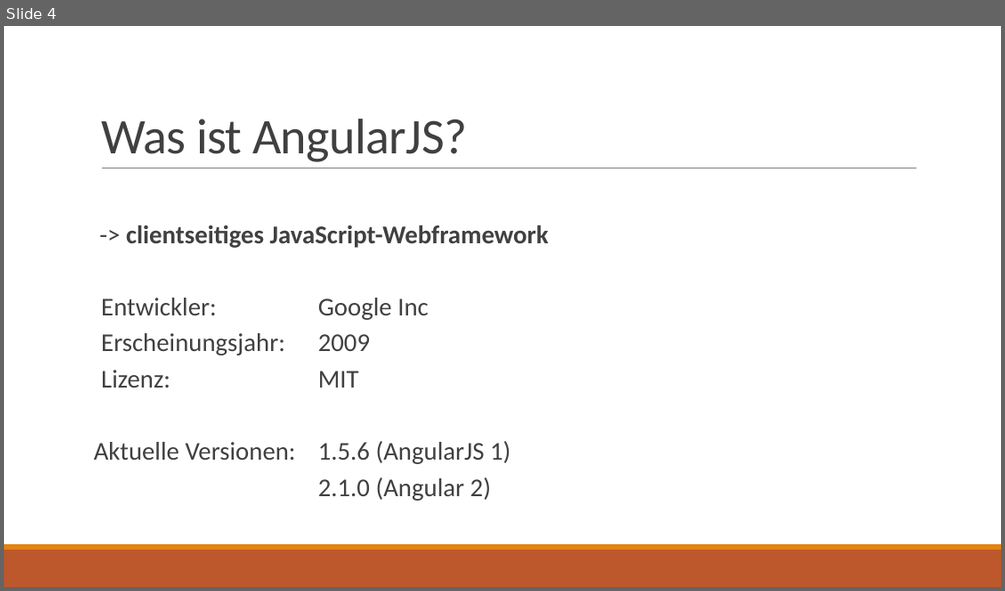
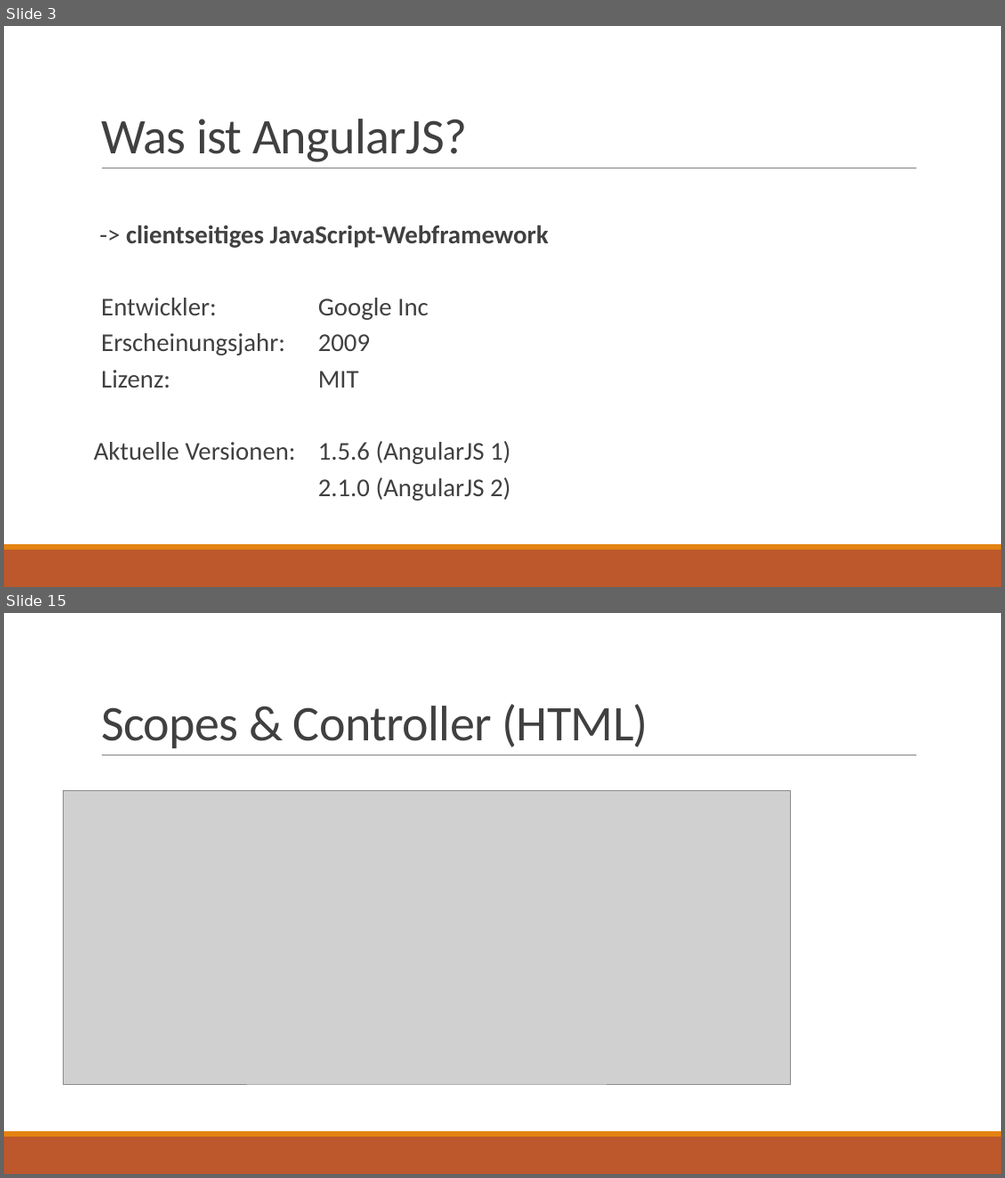
Before and after one commit to ptreyer/AngularJS, a slide deck: presentation/AngularJS.pptx. Shown one above the other, each under a label of ours: slide 4 before the commit, slides 3 and 15 after it; the slides between them are not shown. The pictures are 1005x591 and 1005x1178 pixels, drawn with LibreOffice and Linux fonts; fonts in the diff are those of the drawing; grey boxes stand for pictures. Boxes give left, top, right and bottom in pixels: in the first picture for what was removed or moved away, otherwise in the second. Text is boxed around its words. In the diff, an @@ line names an element or a change of style, - is before the commit and + after.

```diff
--- a/presentation/AngularJS.pptx
+++ b/presentation/AngularJS.pptx
@@ slide 15 added at box(4, 613, 1001, 1174), background #FFFFFF; not listed: 3 template elements that a slide beside it also shows @@
@@ title added at box(101, 704, 647, 748), 48 pt, text #404040 @@
+Scopes & Controller (HTML)
@@ picture added at box(63, 790, 791, 1084) @@
@@ what was slide 4 is now slide 3 @@
@@ slide 3 changed as well @@
@@ text at box(318, 477, 510, 500): text changed @@
-2.1.0 (Angular 2)
+2.1.0 (AngularJS 2)
```
Also in this commit, not shown: 5 other slides changed, 15 other slides added, 4 slides removed, 1 other file.
